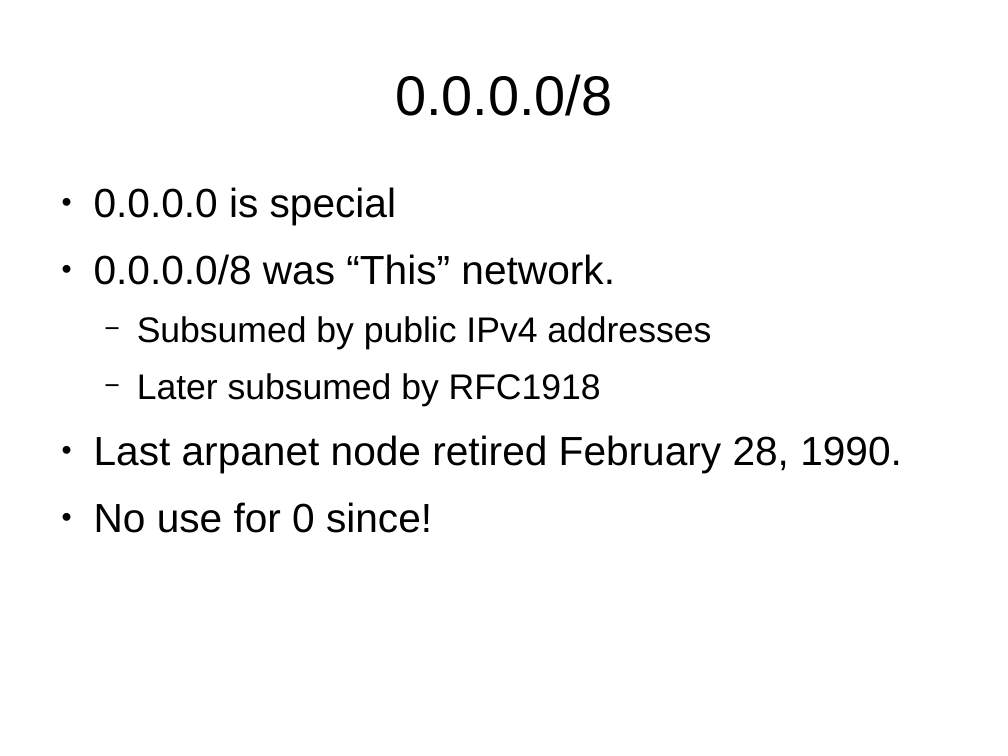
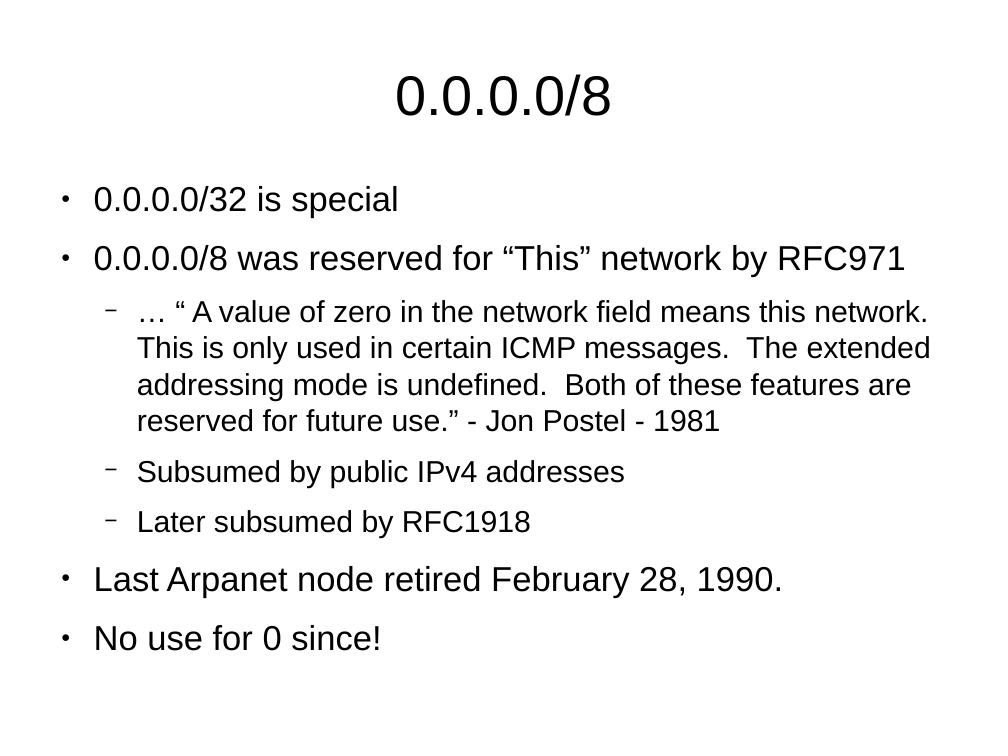
Before and after one commit to schoen/unicast-extensions, a slide deck: slide 4 of docs/preso.odp (slide 3 before the commit). Drawn at 1008x756 pixels with LibreOffice and Linux fonts; fonts in the diff are those of the drawing. Boxes give left, top, right and bottom in pixels: in the first picture for what was removed or moved away, otherwise in the second. Text is boxed around its words. In the diff, an @@ line names an element or a change of style, - is before the commit and + after.

```diff
--- a/docs/preso.odp
+++ b/docs/preso.odp
@@ text at (94, 186, 931, 432): text changed; size 32 to 23.8 pt @@
-● 0.0.0.0 is special
-● 0.0.0.0/8 was “This” network.
+● 0.0.0.0/32 is special
+● 0.0.0.0/8 was reserved for “This” network by RFC971
+  − … “ A value of zero in the network field means this network. This is only used in certain ICMP messages. The extended addressing mode is undefined. Both of these features are reserved for future use.” - Jon Postel - 1981
@@ text at (137, 460, 625, 538): size 28 to 23.8 pt in "Subsumed by public IPv4 addresses", "Later subsumed by RFC1918"; size 32 to 27.2 pt in "No use for 0 since!" @@
@@ text at (94, 566, 783, 598): text changed; size 32 to 27.2 pt @@
-● Last arpanet node retired February 28, 1990.
+● Last Arpanet node retired February 28, 1990.
```
Also in this commit, not shown: 6 other slides changed, 4 slides added, 1 slide removed.
